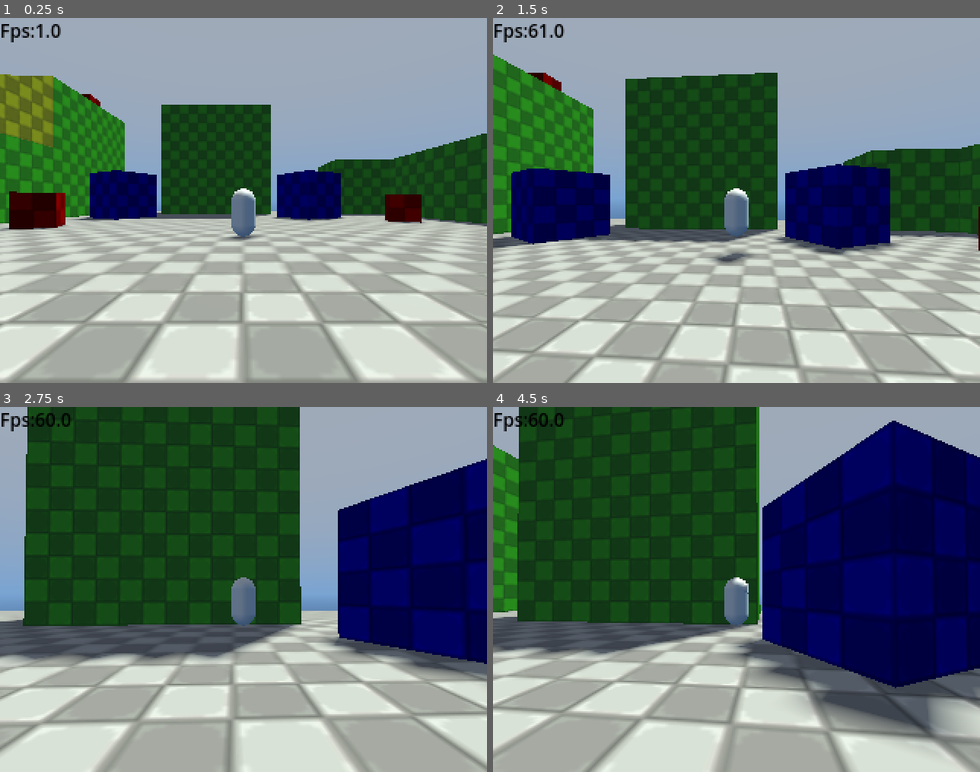
Above: before the commit, frames 1-4 (two rows, left to right).
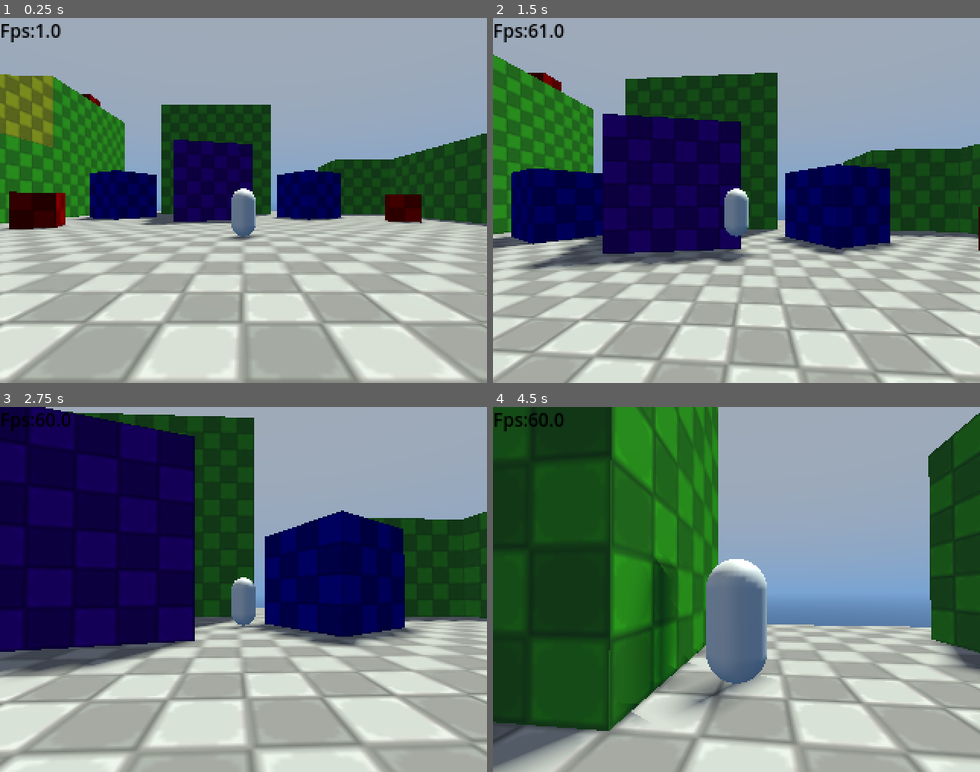
Above: after the commit, the same moments.

Repository: McInteractive23/Shard-Seaker
Game: Godot game, scene res://Levels/Dev Maps/Dev Playground/player_movement.tscn
The game is run twice, just before and just after one commit, with the same random seed, the same clock (stepped at 60 frames per second) and the same inputs.
Inputs (mouse positions are in pixels of both pictures, inside the frame that each line leads up to):
- Up to frame 1 (0.25 s): no input
- Up to frame 2 (1.5 s): tap Enter at 0.5 s; move the mouse to (760, 200) at 0.52 s; hold Shift (Sprint) 0.53-1.28 s; hold W (Forward) from 0.53 s (still down); click (760, 200) at 0.67 s; tap Space (Jump) at 0.77 s; move the mouse to (712, 200) at 1.27 s; tap Shift (Sprint) at 1.35 s
- Up to frame 3 (2.75 s): keep holding W (Forward); tap Space (Jump) at 1.52 s; move the mouse to (253, 582) at 2.02 s; hold Shift (Sprint) from 2.03 s (still down)
- Up to frame 4 (4.5 s): keep holding W (Forward); move the mouse to (731, 596) at 2.77 s; release Shift (Sprint) at 2.78 s; tap Shift (Sprint) at 2.85, 4.35 s; click (731, 596) at 2.92 s; tap Space (Jump) at 3.02, 3.77 s; move the mouse to (775, 593) at 3.52 s; hold Shift (Sprint) 3.53-4.28 s; move the mouse to (697, 585) at 4.27 s

The runs differ from the first frame. In frame 1, 3.3% of the frame differs, in the area x 28-52%, y 33-57%; in frame 2, 11%; in frame 3, 65%; in frame 4, 75%, in the area x 0-100%, y 0-100%.

Commit message:
Detect Purple Boxes

Diff:
--- /dev/null
+++ b/Levels/Dev Maps/Dev Objects/purple_dev_box.tscn
@@ -0,0 +1,28 @@
+[gd_scene load_steps=5 format=3 uid="uid://bfuunav3tlg5o"]
+
+[ext_resource type="Texture2D" uid="uid://b6yuw0varxule" path="res://Levels/Dev Maps/Dev Objects/DevSquares.webp" id="1_hhfkg"]
+
+[sub_resource type="StandardMaterial3D" id="StandardMaterial3D_hhfkg"]
+shading_mode = 2
+albedo_color = Color(0.498039, 0, 1, 1)
+albedo_texture = ExtResource("1_hhfkg")
+metallic_specular = 0.0
+uv1_triplanar = true
+texture_filter = 5
+
+[sub_resource type="BoxMesh" id="BoxMesh_2njcs"]
+material = SubResource("StandardMaterial3D_hhfkg")
+size = Vector3(3, 3, 3)
+
+[sub_resource type="BoxShape3D" id="BoxShape3D_auoe4"]
+size = Vector3(3, 3, 3)
+
+[node name="Purple Dev Box" type="Node3D"]
+
+[node name="StaticBody3D" type="StaticBody3D" parent="."]
+
+[node name="MeshInstance3D" type="MeshInstance3D" parent="StaticBody3D"]
+mesh = SubResource("BoxMesh_2njcs")
+
+[node name="CollisionShape3D" type="CollisionShape3D" parent="StaticBody3D"]
+shape = SubResource("BoxShape3D_auoe4")
--- a/Levels/Dev Maps/Dev Playground/player_movement.tscn
+++ b/Levels/Dev Maps/Dev Playground/player_movement.tscn
@@ -6,6 +6,7 @@
 [ext_resource type="PackedScene" uid="uid://v25m8xjsukcb" path="res://Levels/Dev Maps/Dev Objects/red_dev_box.tscn" id="2_pvmc8"]
 [ext_resource type="PackedScene" uid="uid://2lv4tb876p6b" path="res://Levels/Dev Maps/Dev Objects/blue_dev_box.tscn" id="3_aacl7"]
 [ext_resource type="PackedScene" uid="uid://c668avcy1qx4v" path="res://Levels/Dev Maps/Dev Objects/yellow_dev_ramp.tscn" id="4_od6cd"]
+[ext_resource type="PackedScene" uid="uid://bfuunav3tlg5o" path="res://Levels/Dev Maps/Dev Objects/purple_dev_box.tscn" id="7_aacl7"]
 [ext_resource type="PackedScene" uid="uid://dx6nbjp0rojtn" path="res://Hud/debug_hud.tscn" id="7_pvmc8"]
 [ext_resource type="PackedScene" uid="uid://bk55hv8mne56w" path="res://Player/Player Controler.tscn" id="7_rjdx8"]
 
@@ -186,6 +187,17 @@
 [node name="Yellow Dev Ramp" parent="Mesh/Ramps" instance=ExtResource("4_od6cd")]
 transform = Transform3D(-4.47035e-08, 0, 1, 0, 1, 0, -1, 0, -4.47035e-08, 9.5, 2, 1)
 
+[node name="ClimbeableTree" type="Node" parent="Mesh"]
+
+[node name="Purple Dev Box 1" parent="Mesh/ClimbeableTree" instance=ExtResource("7_aacl7")]
+transform = Transform3D(1, 0, 0, 0, 1, 0, 0, 0, 1, 9.5, 2, 9.5)
+
+[node name="Purple Dev Box 2" parent="Mesh/ClimbeableTree" instance=ExtResource("7_aacl7")]
+transform = Transform3D(1, 0, 0, 0, 1, 0, 0, 0, 1, -10.4791, 2, 10.4901)
+
+[node name="Purple Dev Box 3" parent="Mesh/ClimbeableTree" instance=ExtResource("7_aacl7")]
+transform = Transform3D(0.965926, 0, 0.258819, 0, 1, 0, -0.258819, 0, 0.965926, -1.5, 2, -5.5)
+
 [node name="Hud" type="Node" parent="."]
 
 [node name="Debug Hud" parent="Hud" instance=ExtResource("7_pvmc8")]
--- a/Componet Resources/Health Componet.tscn
+++ b/Npcs/Componet Resources/Health Componet.tscn
@@ -1,6 +1,7 @@
 [gd_scene load_steps=2 format=3 uid="uid://caa1ti48xac4e"]
 
-[ext_resource type="Script" uid="uid://cqa6hn1kagwo1" path="res://Componet Resources/health_Resource.gd" id="1_6wogf"]
+[ext_resource type="Script" uid="uid://cqa6hn1kagwo1" path="res://Npcs/Componet Resources/health_Resource.gd" id="1_6wogf"]
+
 
 [node name="HealthComponet" type="Node"]
 script = ExtResource("1_6wogf")
--- a/Player/Functions/player_controler.gd
+++ b/Player/Functions/player_controler.gd
@@ -1,10 +1,14 @@
 extends CharacterBody3D
+
+@export var Dev_Print: bool = false
 
 ## This is a Description
 @export var Base_Speed : float = 3.0
 @export var Sprint_Speed : float = 5.0
 @export var Movement_Acceleration : float = 4.0
 @export var Movement_Deceleration : float = 8.0
+
+
 
 @export var jump_height : float = 1.25
 @export var jump_time_to_peak : float = 0.4
@@ -25,13 +29,26 @@
 
 	move_and_slide()
 
+#	if is_on_wall():
+#		for i in range(get_slide_collision_count()):
+#			var collision = get_slide_collision(i)
+#			var collider = collision.get_collider()
+#
+#			if collider == null:
+#				continue
+#
+#			# If the collider is the StaticBody3D inside the Purple Dev Box
+#			if collider.get_parent() and collider.get_parent().name == "Purple Dev Box":
+#				print("Touching the Purple Dev Box!")
+
+
+
 #Fix Stopping In Mid Air add Glide movement with no movement deceleration in air
 
 func Movement_Logic(delta: float) -> void:
 	Movement_Input = Input.get_vector("Left","Right","Forward","Backward").rotated(-Player_Camera.global_rotation.y)
 	var Horizontal_Movement : Vector2 = Vector2(velocity.x, velocity.z)
 	var Is_Sprinting: bool = Input.is_action_pressed("Sprint")
-
 
 
 	if Movement_Input != Vector2.ZERO:
@@ -62,6 +79,29 @@
 		velocity.x = Horizontal_Movement.x
 		velocity.z = Horizontal_Movement.y
 
+
+	if is_on_wall() and Dev_Print == true:
+		var tree_node: Node = get_node("../Mesh/ClimbeableTree")
+
+		for i : int in range(get_slide_collision_count()):
+			var collision: KinematicCollision3D = get_slide_collision(i)
+			var collider: Object = collision.get_collider()
+			if collider == null:
+				continue
+
+			var parent_node: Node = collider.get_parent()
+			if parent_node == null:
+				continue
+
+			# Walk up the tree to see if we eventually reach ClimbeableTree
+			var current: Node = parent_node
+			while current:
+				if current == tree_node:
+					print("Touching ClimbeableTree child:", parent_node.name)
+					break
+				current = current.get_parent()
+
+
 func Jump_Logic(delta: float) -> void:
 	if is_on_floor():
 		if Input.is_action_just_pressed("Jump"):
--- a/project.godot
+++ b/project.godot
@@ -13,6 +13,7 @@
 config/name="Shard Seaker"
 run/main_scene="uid://c2ecbnmtmkg4w"
 config/features=PackedStringArray("4.4", "Forward Plus")
+run/max_fps=60
 config/icon="res://icon.svg"
 
 [debug]
Not shown: 1 places in Levels/Dev Maps/Dev Playground/player_movement.tscn that only renumber resources
Renamed: Componet Resources/health_Resource.gd -> Npcs/Componet Resources/health_Resource.gd
Renamed: Componet Resources/health_Resource.gd.uid -> Npcs/Componet Resources/health_Resource.gd.uid
